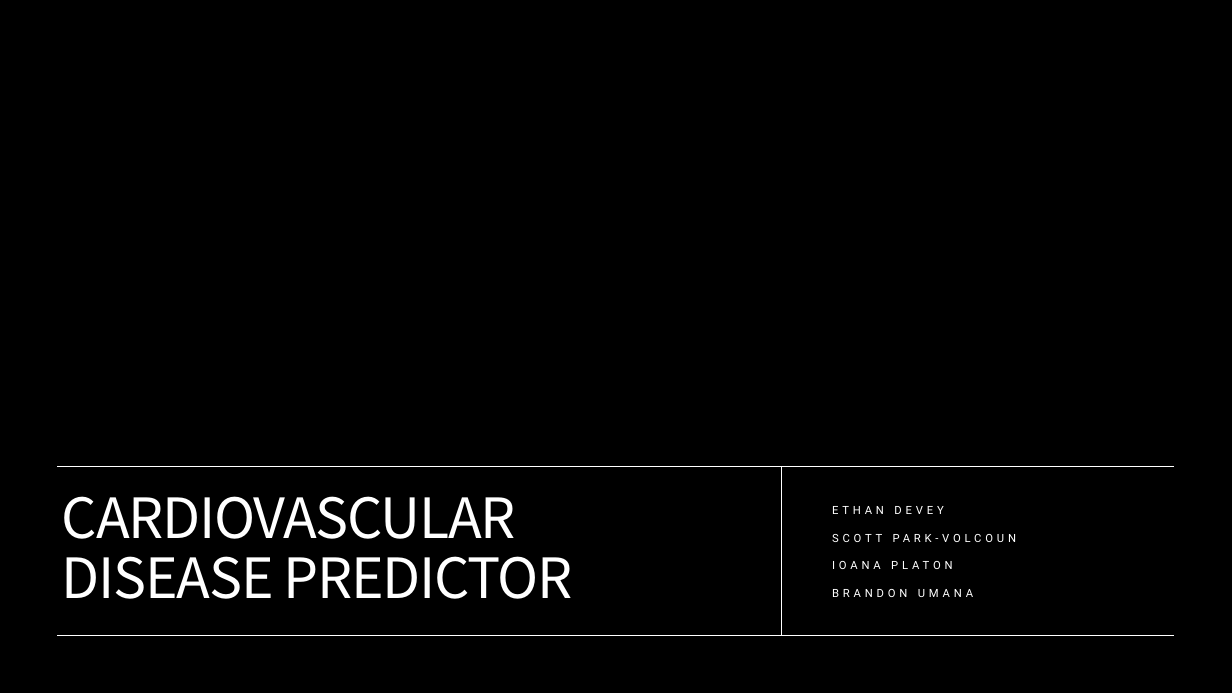
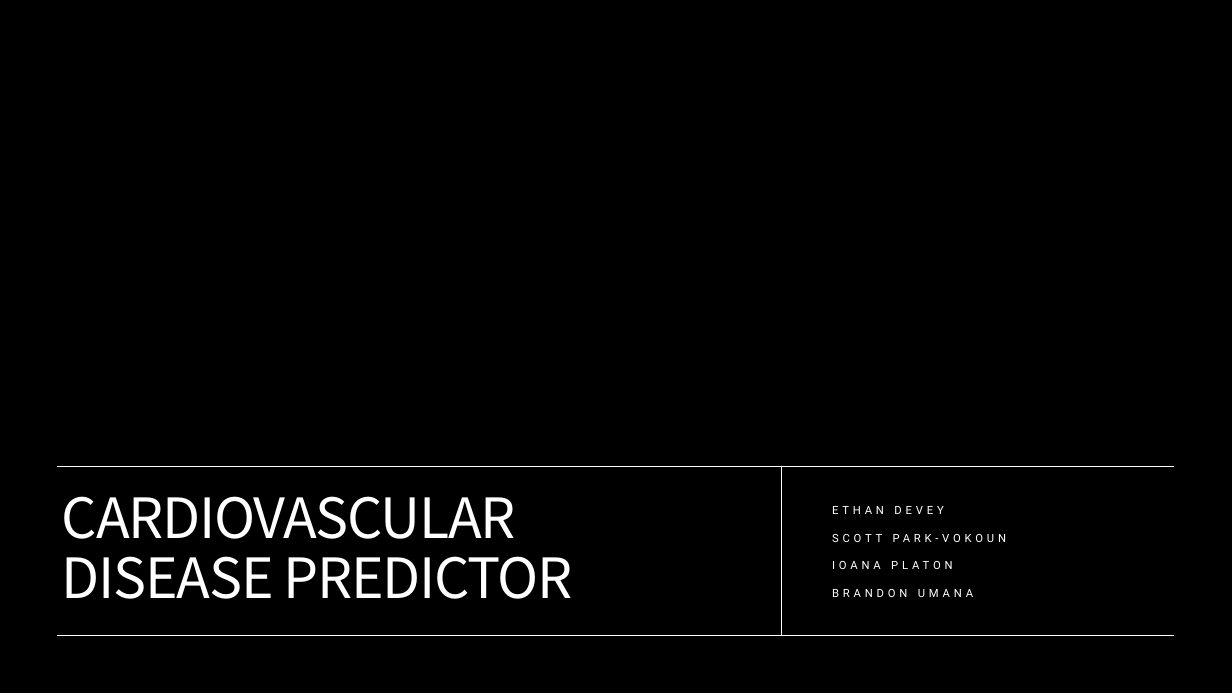
Before and after one commit to vokouns/Cardiovascular-Diseases-Risk-Prediction, a slide deck: slide 1 of CARDIOVASCULAR DISEASE PPT.pptx. Drawn at 1232x693 pixels with LibreOffice and Linux fonts; fonts in the diff are those of the drawing; background and template pictures are left out; a plain dark background stands for a picture behind light text. Boxes give left, top, right and bottom in pixels: in the first picture for what was removed or moved away, otherwise in the second. Text is boxed around its words. In the diff, an @@ line names an element or a change of style, - is before the commit and + after.

```diff
--- a/CARDIOVASCULAR DISEASE PPT.pptx
+++ b/CARDIOVASCULAR DISEASE PPT.pptx
@@ subtitle at <box>832,534,1006,542</box>: text changed @@
-SCOTT PARK-VOLCOUN
+SCOTT PARK-VOKOUN
```
Also in this commit, not shown: 1 other file.
